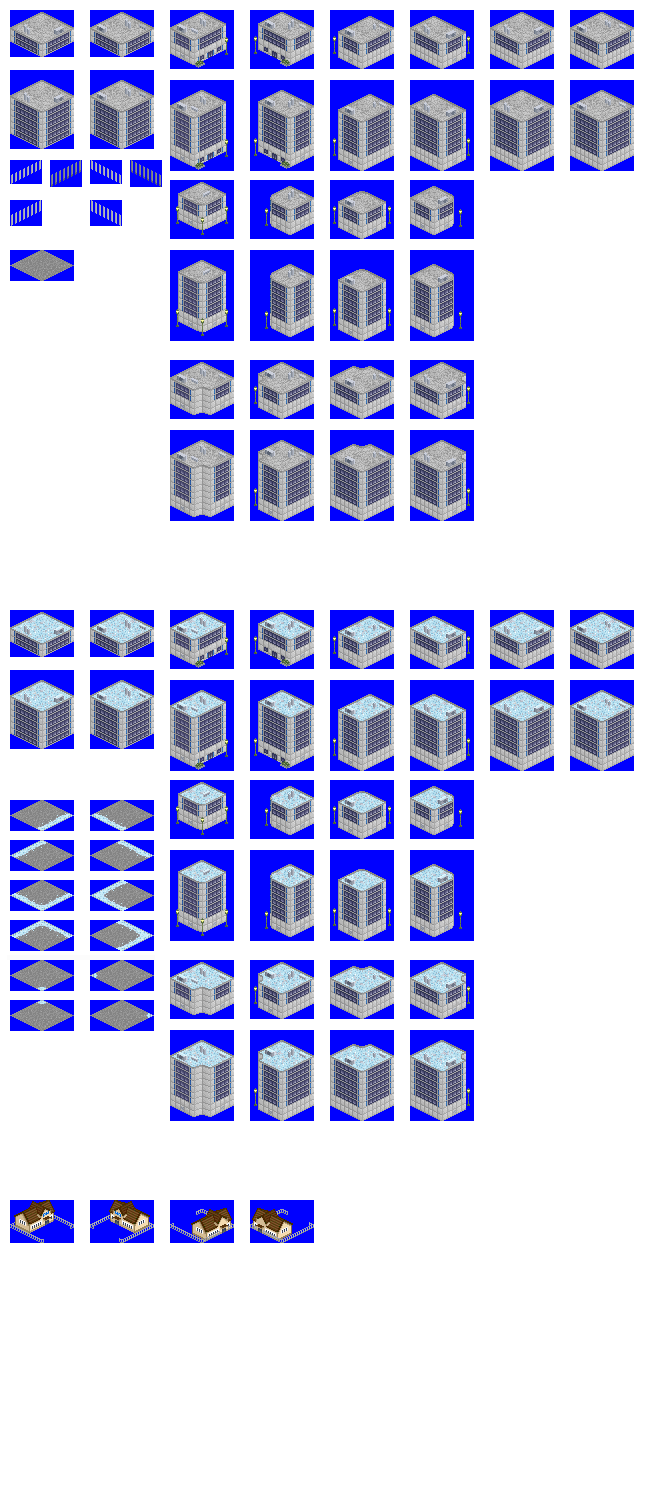
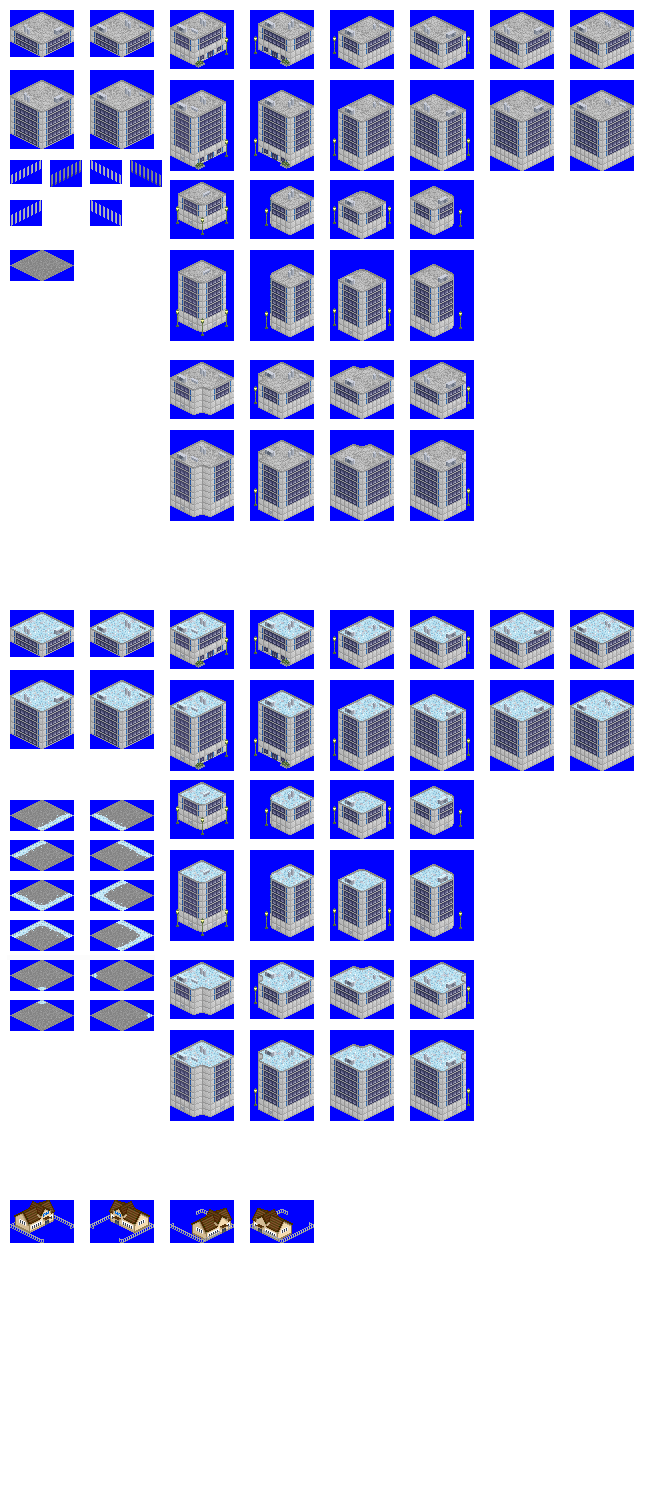
Layer changes from the first (650, 1500) image to the second:
painted on "new_graphic" over [262,46,287,762]
